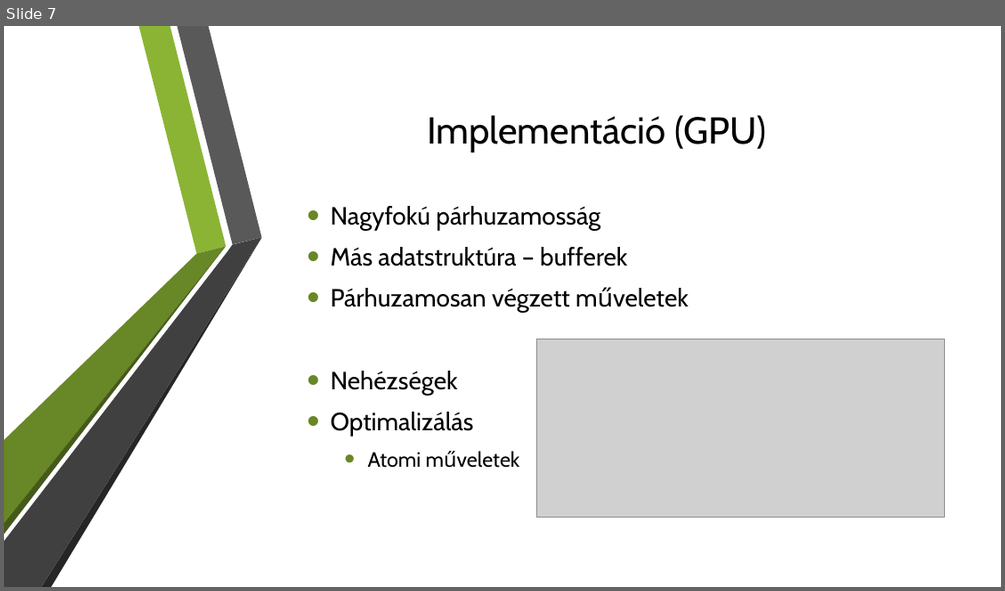
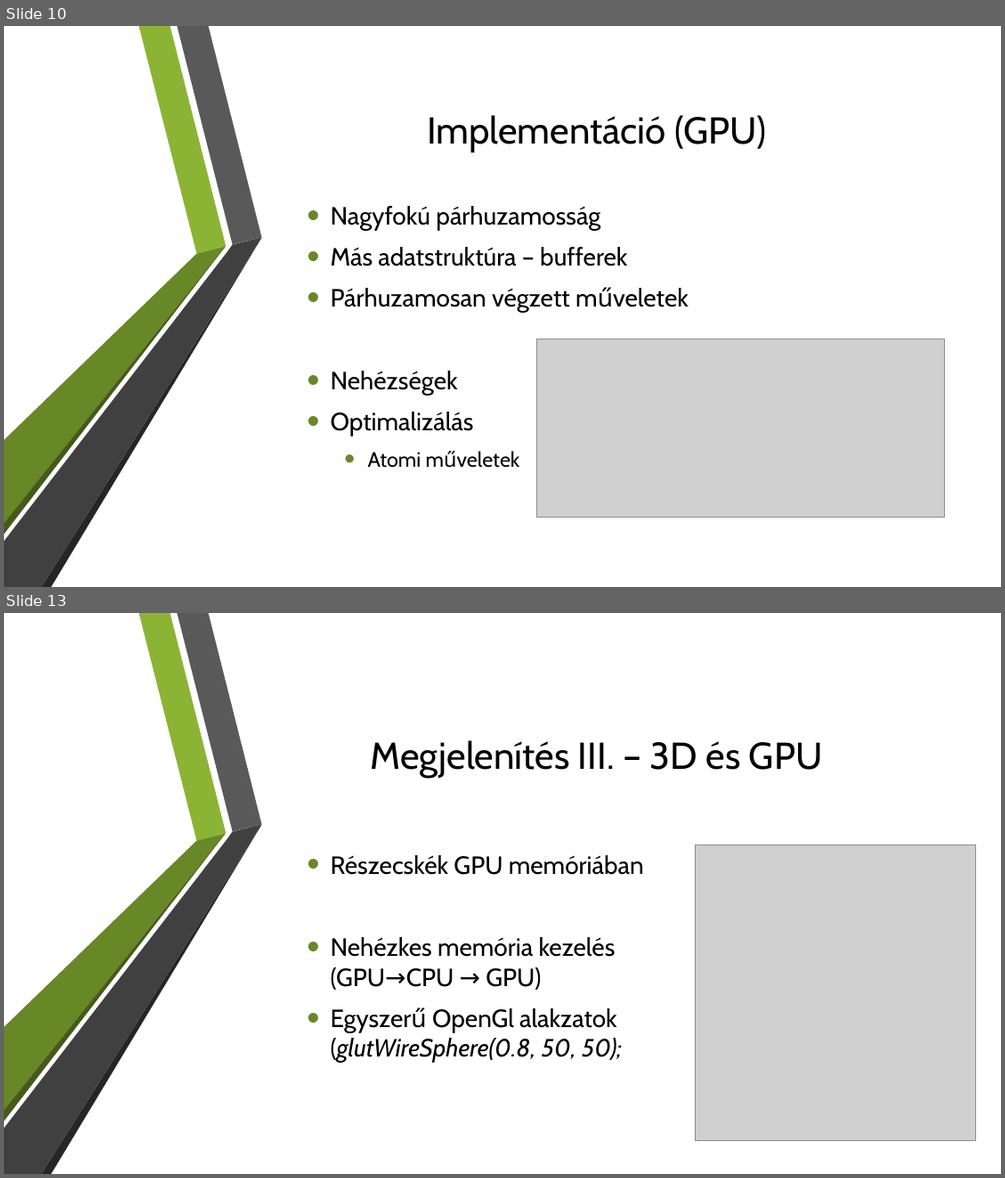
Before and after one commit to Akos11/OnlabSPH, a slide deck: docs/sph.pptx. Shown one above the other, each under a label of ours: slide 7 before the commit, slides 10 and 13 after it; the slides between them are not shown. The pictures are 1005x591 and 1005x1178 pixels, drawn with LibreOffice and Linux fonts; fonts in the diff are those of the drawing; grey boxes stand for pictures; background and template pictures are left out. Boxes give left, top, right and bottom in pixels: in the first picture for what was removed or moved away, otherwise in the second. Text is boxed around its words. In the diff, an @@ line names an element or a change of style, - is before the commit and + after.

```diff
--- a/docs/sph.pptx
+++ b/docs/sph.pptx
@@ slide 13 added at (4, 613, 1001, 1174), background picture (left out); not listed: 6 template elements that a slide beside it also shows @@
@@ rectangle added at (4, 613, 1001, 1174), fill #FFFFFF @@
@@ freeform shape added at (138, 613, 226, 840), fill #8BB434 @@
@@ freeform shape added at (177, 613, 261, 831), fill #595959 @@
@@ title added at (371, 740, 823, 778), 36 pt, text #000000 @@
+Megjelenítés III. – 3D és GPU
@@ freeform shape added at (4, 824, 262, 1174), fill #404040 @@
@@ freeform shape added at (41, 825, 262, 1174), fill #262626 @@
@@ freeform shape added at (4, 833, 226, 1111), fill #688727 @@
@@ freeform shape added at (4, 834, 226, 1121), fill #465A1A @@
@@ picture added at (695, 845, 975, 1141) @@
@@ text added at (331, 855, 644, 1062), 24 pt, text #000000 @@
+• Részecskék GPU memóriában
+• Nehézkes memória kezelés (GPU→CPU → GPU)
+• Egyszerű OpenGl alakzatok (glutWireSphere(0.8, 50, 50);
@@ what was slide 7 is now slide 10 @@
```
Also in this commit, not shown: 7 other slides added, 2 slides removed.
